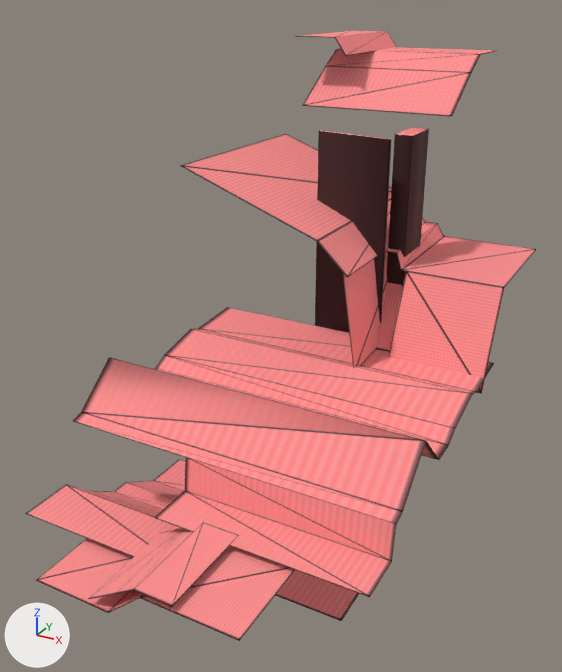
The OBJ model SA2LevelEditor/res/Models/Levels/FinalRush/Killplanes.obj: old version first, new version second.
One viewpoint serves both versions: a 50 mm lens placed at (19236.0, -40354.0, 1793.0), pointed at (2974.0, -10786.0, -12991.0). The axes (+X, +Y, +Z) are drawn at lower left. The lights are the same throughout. Where no turn or scale is listed for an object, it has been applied to the vertices. Vertices at the same position are counted once.

In view in the first picture: 'Killplanes'.
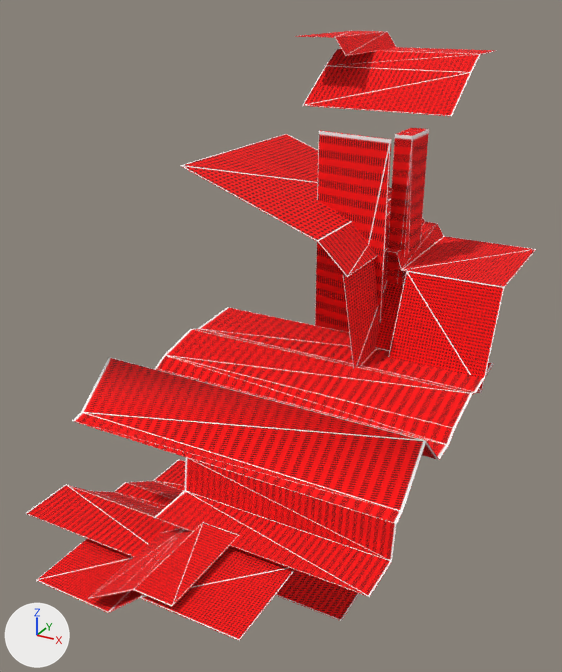
Where the change shows, as pixel boxes [x1, y1, x2, y2] in the pictures (562 x 672 px):
'Killplanes', surface changed (pink to red)
    both: [25, 31, 536, 641]
part 1 of me_killplanes, surface changed (brown to red)
    both: [25, 36, 536, 641]

Diff of the bpy script that builds the scene:
```diff
--- a/SA2LevelEditor/res/Models/Levels/FinalRush/Killplanes.obj.py
+++ b/SA2LevelEditor/res/Models/Levels/FinalRush/Killplanes.obj.py
@@ img_death_png @@
+img_death_png = load_image('death.png', 'death.png', 256, 256, 'sRGB')
@@ mat_none @@
 mat_none = principled_material('None')
-mat_none.texture = img_deathsmooth_png
+mat_none.texture = img_death_png
 mat_none.roughness = 1.0
@@ me_killplanes @@
 me_killplanes.from_pydata(...)  # 220 vertices, 384 faces; spans x -3005.0..11999.0, y -24560.0..4015.0, z -27133.0..-148.0
 # used by ob_killplanes; location = (0.0, 0.0, 0.0)
+# me_killplanes part 1: 228 kept faces spanning x -3005.0..11999.0, y -24560.0..4015.0, z -27133.0..-148.0 get new texture (UV) coordinates
 me_killplanes.materials.append(mat_none)
```
